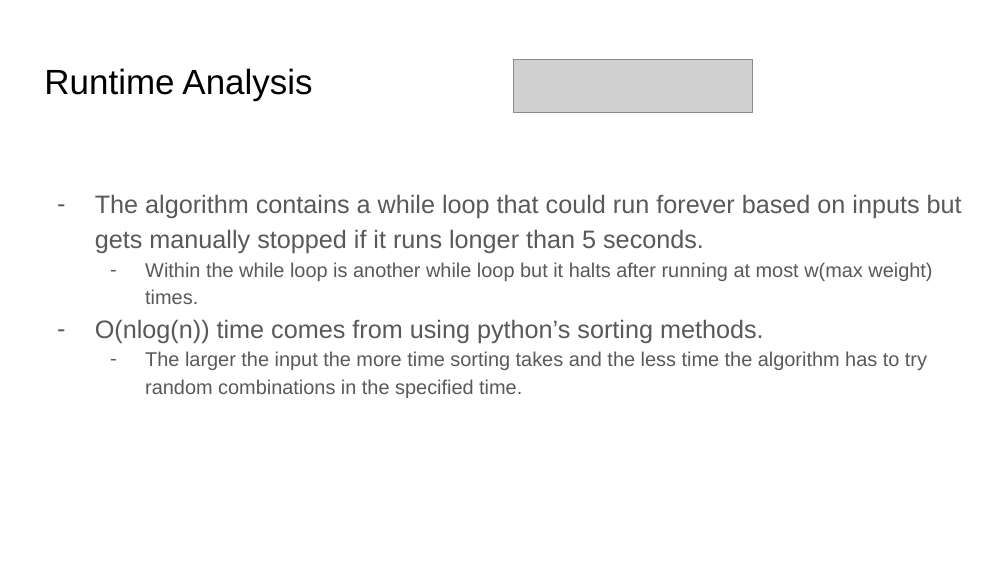
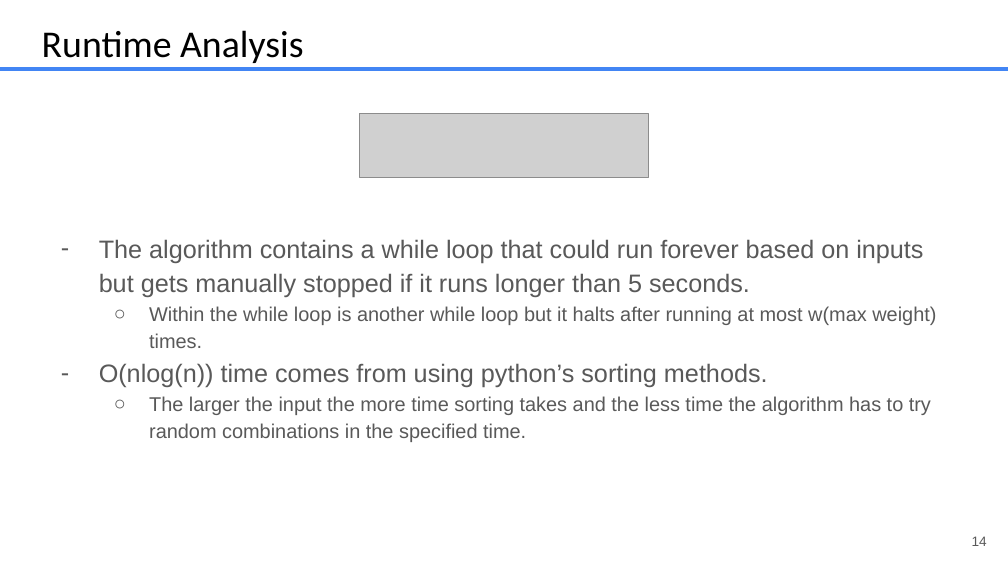
Before and after one commit to JustinMatthewNewman/cs412_FinalProject, a slide deck: slide 14 of presentations/cs412_Final.pptx (slide 15 before the commit). Drawn at 1008x567 pixels with LibreOffice and Linux fonts; fonts in the diff are those of the drawing; grey boxes stand for pictures. Boxes give left, top, right and bottom in pixels: in the first picture for what was removed or moved away, otherwise in the second. Text is boxed around its words. In the diff, an @@ line names an element or a change of style, - is before the commit and + after.

```diff
--- a/presentations/cs412_Final.pptx
+++ b/presentations/cs412_Final.pptx
@@ text "Runtime Analysis": place and size @@
-text "Runtime Analysis" at box(44, 68, 312, 100)
+text "Runtime Analysis" at box(42, 30, 303, 63)
@@ text "Runtime Analysis" at box(42, 30, 303, 63): size 33.3 to 36 pt, font Arial to Calibri; line spacing 1 to 0.9; vertical alignment top to bottom @@
@@ line added from (0, 70) to (1008, 70), #4285F4 3.75 pt @@
@@ picture: place and size @@
-picture at box(514, 59, 753, 112)
+picture at box(360, 113, 648, 178)
@@ text "The algorithm contains a while ...": place and size @@
-text "The algorithm contains a while ..." at box(95, 194, 962, 398)
+text "The algorithm contains a while ..." at box(99, 239, 936, 442)
@@ text at box(149, 306, 936, 442): bullet - to ○ @@
@@ page number added at box(972, 536, 987, 546), 13 pt, text #595959 @@
+14
```
Also in this commit, not shown: 7 other slides changed, 2 slides added, 3 slides removed.
